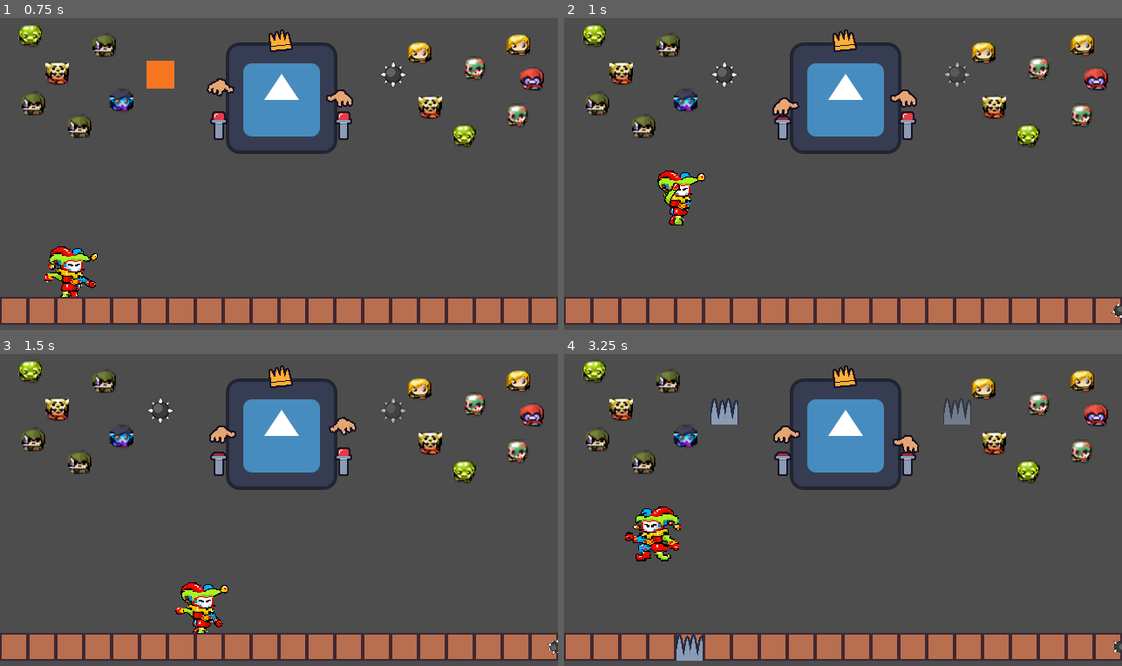
Above: before the commit, frames 1-4 (two rows, left to right).
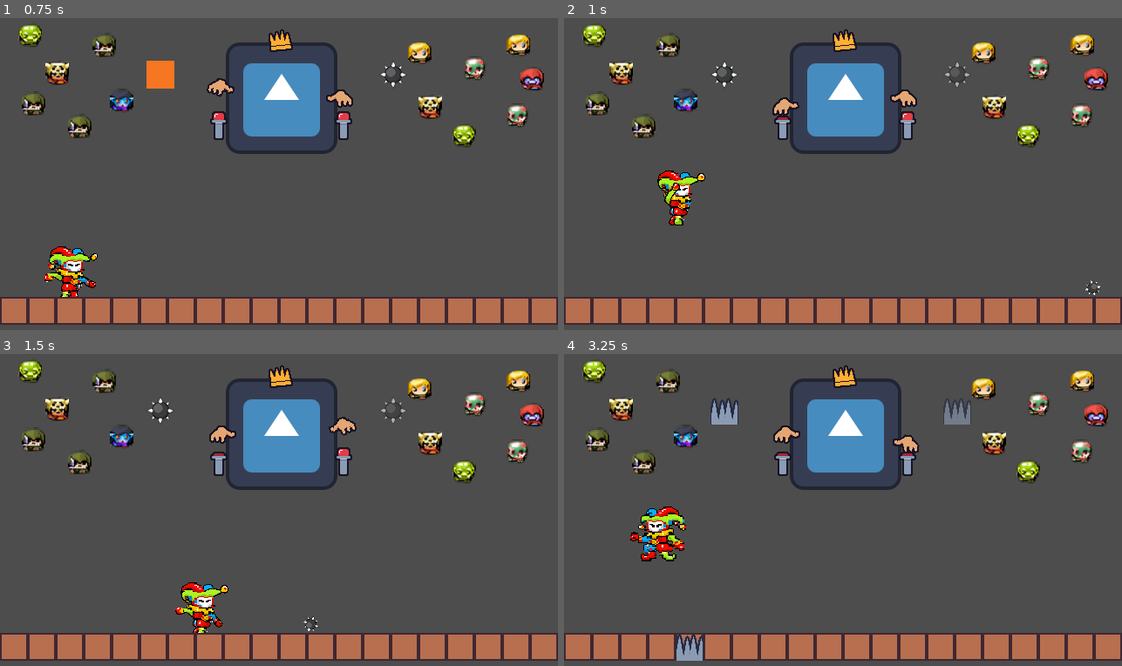
Above: after the commit, the same moments.

Repository: coelhucas/ggj-2024
Game: Godot game, scene res://src/scenes/main.tscn
The game is run twice, just before and just after one commit, with the same random seed, the same clock (stepped at 60 frames per second) and the same inputs. The engine's default icon, where the game draws it, is replaced by a stand-in: a white triangle on a blue panel in a dark square.
Inputs:
- Up to frame 1 (0.75 s): hold D (p1_right) from 0.53 s (still down); tap Left (p2_left) at 0.6 s
- Up to frame 2 (1 s): keep holding D (p1_right); tap W (p1_up) at 0.77 s
- Up to frame 3 (1.5 s): keep holding D (p1_right); tap Right (p2_right) at 1.35 s
- Up to frame 4 (3.25 s): tap W (p1_up) at 1.52, 3.02 s; release D (p1_right) at 2.03 s; hold A (p1_left) from 2.03 s (still down); tap Left (p2_left) at 2.1 s; tap Right (p2_right) at 2.85 s

Frame 1 is identical in both runs. In frame 2, less than 0.1% of the frame differs, in the area x 93-100%, y 84-97%; in frame 3, less than 0.1%; in frame 4, 1.1%, in the area x 10-100%, y 48-97%.

Commit message:
add custom trap y

Diff:
--- a/data/traps/slime.tres
+++ b/data/traps/slime.tres
@@ -10,3 +10,4 @@
 scene = ExtResource("2_2lfou")
 floating = false
 kind = 1
+custom_y = 9
--- a/data/traps/spike-ball.tres
+++ b/data/traps/spike-ball.tres
@@ -10,3 +10,4 @@
 scene = ExtResource("2_lp5s2")
 floating = false
 kind = 1
+custom_y = 9
--- a/src/resources/Trap.gd
+++ b/src/resources/Trap.gd
@@ -11,3 +11,4 @@
 @export var scene: PackedScene
 @export var floating := false
 @export var kind: Kind = Kind.STATIC
+@export var custom_y: int
--- a/src/scenes/Main.gd
+++ b/src/scenes/Main.gd
@@ -19,6 +19,9 @@
 
 	if not trap_selector.current_trap.floating:
 		_target_position.y = FLOOR_COORDINATE
+
+	if trap_selector.current_trap.custom_y:
+		_target_position.y = trap_selector.current_trap.custom_y
 
 	if trap_selector.current_trap.scene:
 		var _ns: Node2D = trap_selector.current_trap.scene.instantiate()
Not shown: 1 places in data/traps/slime.tres that only renumber resources
Not shown: 1 places in src/scenes/king/selectors/trap_selector.tscn that only renumber resources
